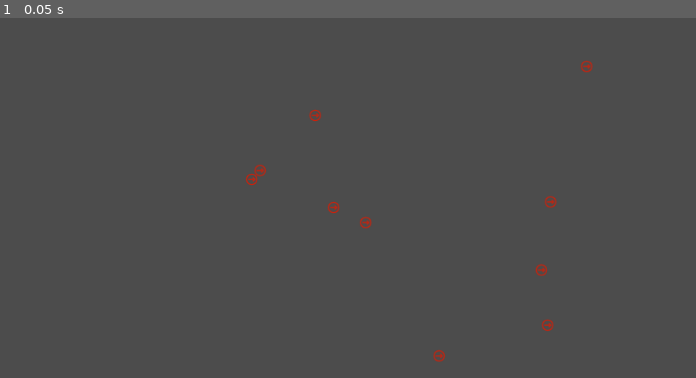
Above: before the commit, frame 1.
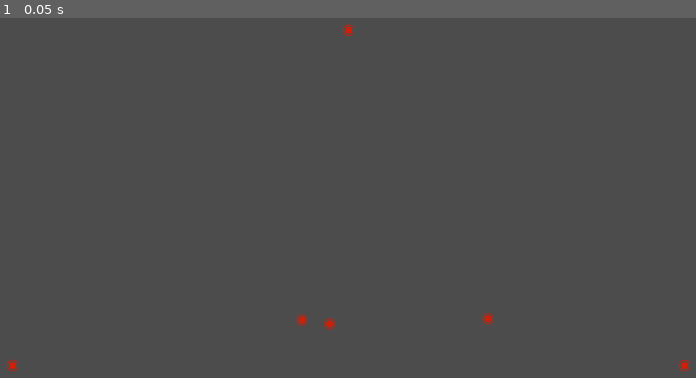
Above: after the commit, the same moment.

Repository: Dead-Rabbit/GodotDelaunay
Game: Godot game, scene res://scenes/Delaunay.tscn
Same seed, same stepped clock (60 frames per second), same inputs: the game is played once before the commit and once after it.
Inputs:
- Up to frame 1 (0.05 s): no input

The runs differ from the first frame. In frame 1, 0.6% of the frame differs, in the area x 0-100%, y 1-99%.

Commit message:
add triangle

Diff:
--- a/project.godot
+++ b/project.godot
@@ -7,6 +7,22 @@
 ;   param=value ; assign values to parameters
 
 config_version=4
+
+_global_script_classes=[ {
+"base": "Node2D",
+"class": "DelaunayPoint",
+"language": "GDScript",
+"path": "res://scripts/baseClass/DelaunayPoint.gd"
+}, {
+"base": "Node2D",
+"class": "DelaunayTriangle",
+"language": "GDScript",
+"path": "res://scripts/baseClass/DelaunayTriangle.gd"
+} ]
+_global_script_class_icons={
+"DelaunayPoint": "",
+"DelaunayTriangle": ""
+}
 
 [application]
 
--- a/scripts/baseClass/DelaunayPoint.gd
+++ b/scripts/baseClass/DelaunayPoint.gd
@@ -1,5 +1,15 @@
-extends Node
+# 用于Point 画布中的点
+class_name DelaunayPoint extends Node2D
 
-class DelaunayPoint:
-	var x = 0
-	var y = 0
+var x = 0
+var y = 0
+
+func _init(x: float, y: float):
+	self.x = x
+	self.y = y
+
+func draw(parent):
+	var sp = Sprite.new()
+	sp.texture = load("res://sprite/point.png")
+	sp.position = Vector2(x, y)
+	parent.add_child(sp)
--- /dev/null
+++ b/scripts/baseClass/DelaunayTriangle.gd
@@ -0,0 +1,12 @@
+class_name DelaunayTriangle extends Node2D
+
+var DelaunayPoint = load("res://scripts/baseClass/DelaunayPoint.gd")
+
+var point1 : DelaunayPoint
+var point2 : DelaunayPoint
+var point3 : DelaunayPoint
+
+func _init(pos1 : Vector2, pos2 : Vector2, pos3 : Vector2):
+	point1 = DelaunayPoint.new(pos1.x, pos1.y)
+	point2 = DelaunayPoint.new(pos2.x, pos2.y)
+	point3 = DelaunayPoint.new(pos3.x, pos3.y)
--- a/scripts/delaunayControl.gd
+++ b/scripts/delaunayControl.gd
@@ -3,27 +3,47 @@
 var DelaunayPoint = load("res://scripts/baseClass/DelaunayPoint.gd")
 
 # 点相关
-var pointNum = 10
+var pointNum = 3
 var points = []
+
+var tempTriangles = []
 
 # 生成相关
 var area_left = 200
-var area_top = 100
-var area_right = 900
+var area_top = 400
+var area_right = 800
 var area_bottom = 500
+
+func _ready():
+	# 生成随机点
+	GenerateRandomNodes()
+	# 生成超级三角形的三个点
+	GenerateSuperTrianglePoint()
+	# 绘制随机点
+	DrawNodes()
+
 # 生成随机点
 func GenerateRandomNodes():
 	for i in range(pointNum):
-		var randX = rand_range (area_left, area_right)
-		var randY = rand_range (area_top, area_bottom)
+		var randX = rand_range(area_left, area_right)
+		var randY = rand_range(area_top, area_bottom)
+		var point = DelaunayPoint.new(randX, randY)
+		points.append(point)
 
-		var sp = Sprite.new()
-		sp.texture = load("res://sprite/point.png")
-		sp.position = Vector2(randX, randY)
-		self.add_child(sp)
+# 生成超级三角形的三个点
+func GenerateSuperTrianglePoint():
+	var gen_left = area_left - 10
+	var gen_top = area_top - 10
+	var gen_right = area_right + 10
+	var gen_bottom = area_bottom + 10
 
-# Called when the node enters the scene tree for the first time.
-func _ready():
-	# 生成随机点
-	GenerateRandomNodes()
-	var point = DelaunayPoint.new()
+	var width = gen_right - gen_left
+	var height = gen_bottom - gen_top
+	points.append(DelaunayPoint.new(gen_left - height, gen_bottom))
+	points.append(DelaunayPoint.new(gen_right + height, gen_bottom))
+	points.append(DelaunayPoint.new(gen_left + width / 2, gen_top - width / 2))
+
+# 绘制点
+func DrawNodes():
+	for point in points:
+		point.draw(self)
Binary file changed: sprite/point.png
